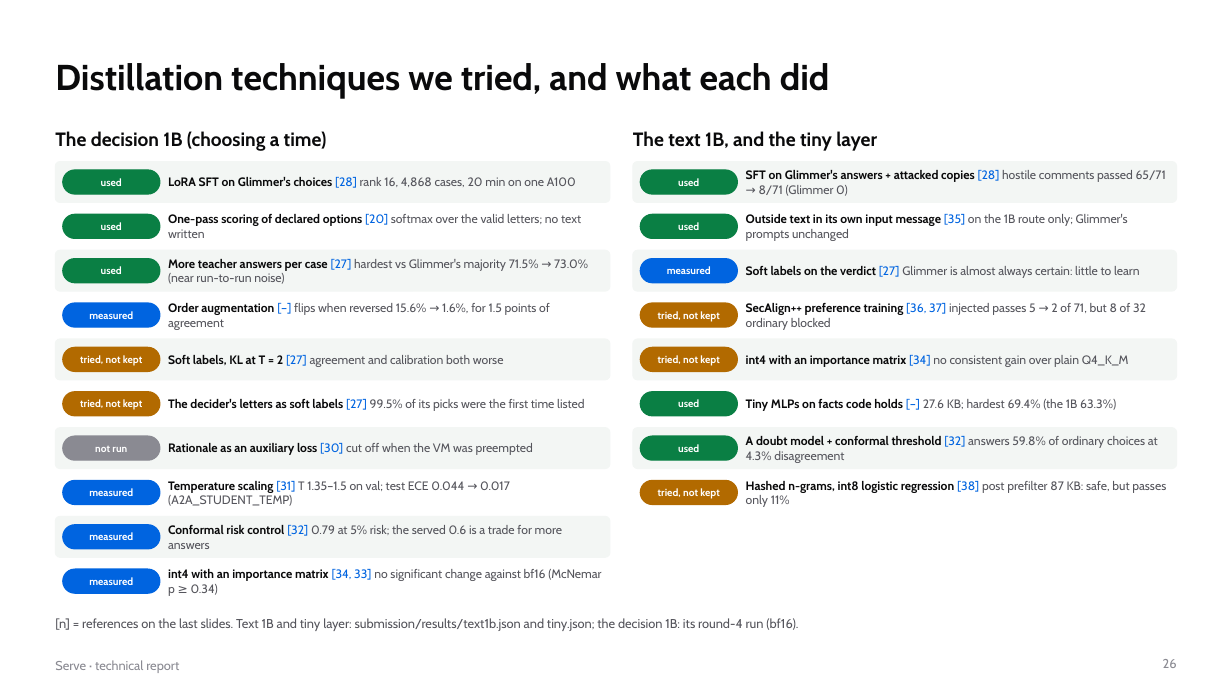
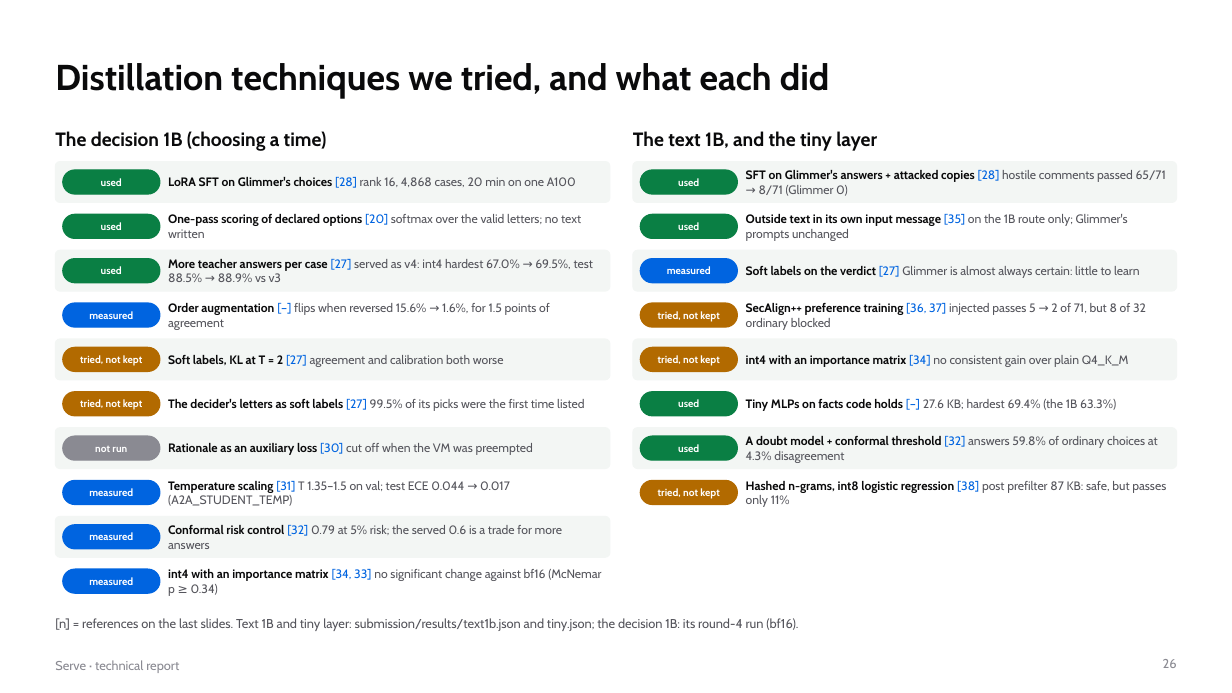
Before and after one commit to gino6178/serve-meta-hackathon, a slide deck: slide 26 of submission/pdf/serve_technical_report.pptx. Drawn at 1232x693 pixels with LibreOffice and Linux fonts; fonts in the diff are those of the drawing. Boxes give left, top, right and bottom in pixels: in the first picture for what was removed or moved away, otherwise in the second. Text is boxed around its words. In the diff, an @@ line names an element or a change of style, - is before the commit and + after.

```diff
--- a/submission/pdf/serve_technical_report.pptx
+++ b/submission/pdf/serve_technical_report.pptx
@@ text at (168,259,593,282): text changed @@
-More teacher answers per case [27] hardest vs Glimmer's majority 71.5% → 73.0% (near run-to-run noise)
+More teacher answers per case [27] served as v4: int4 hardest 67.0% → 69.5%, test 88.5% → 88.9% vs v3
```
Also in this commit, not shown: 1 other file.
